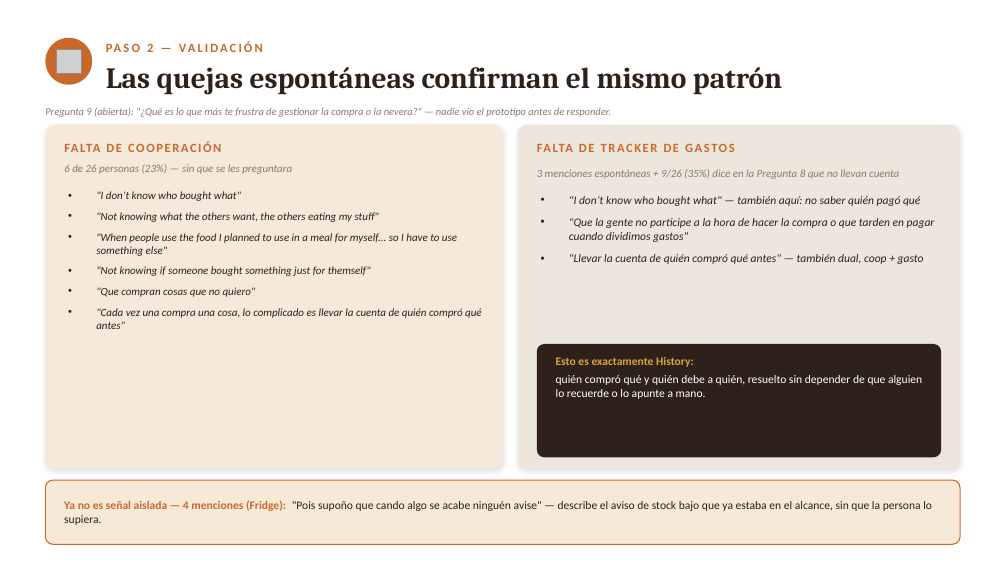
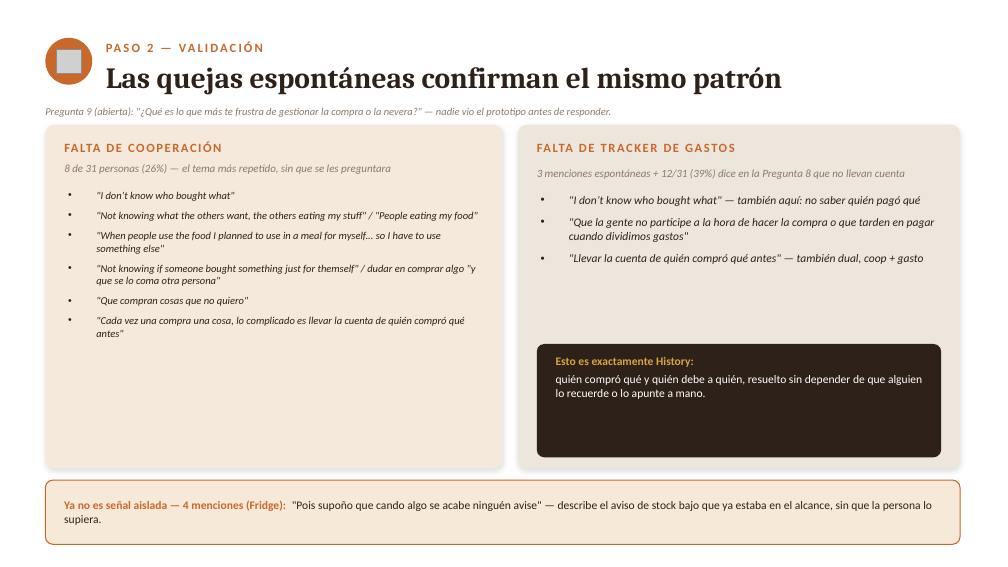
Before and after one commit to lagoanadia/Larder, a slide deck: slide 6 of docs/larder-presentacion.pptx. Drawn at 1008x567 pixels with LibreOffice and Linux fonts; fonts in the diff are those of the drawing; grey boxes stand for pictures. Boxes give left, top, right and bottom in pixels: in the first picture for what was removed or moved away, otherwise in the second. Text is boxed around its words. In the diff, an @@ line names an element or a change of style, - is before the commit and + after.

```diff
--- a/docs/larder-presentacion.pptx
+++ b/docs/larder-presentacion.pptx
@@ text at (x1=64, y1=164, x2=391, y2=174): text changed @@
-6 de 26 personas (23%) — sin que se les preguntara
+8 de 31 personas (26%) — el tema más repetido, sin que se les preguntara
@@ text at (x1=537, y1=169, x2=905, y2=179): text changed @@
-3 menciones espontáneas + 9/26 (35%) dice en la Pregunta 8 que no llevan cuenta
+3 menciones espontáneas + 12/31 (39%) dice en la Pregunta 8 que no llevan cuenta
@@ text at (x1=96, y1=191, x2=465, y2=337): size 10.5 to 10 pt in ""I don’t know who bought what"", ""When people use the food I planned ...", ""Que compran cosas que no quiero"", ""Cada vez una compra una cosa, lo ..." @@
@@ text at (x1=96, y1=211, x2=477, y2=221): text changed; size 10.5 to 10 pt @@
-• "Not knowing what the others want, the others eating my stuff"
+• "Not knowing what the others want, the others eating my stuff" / "People eating my food"
@@ text at (x1=96, y1=264, x2=476, y2=286): text changed; size 10.5 to 10 pt @@
-• "Not knowing if someone bought something just for themself"
+• "Not knowing if someone bought something just for themself" / dudar en comprar algo "y que se lo coma otra persona"
```
Also in this commit, not shown: 1 other slide changed, 1 other file.
